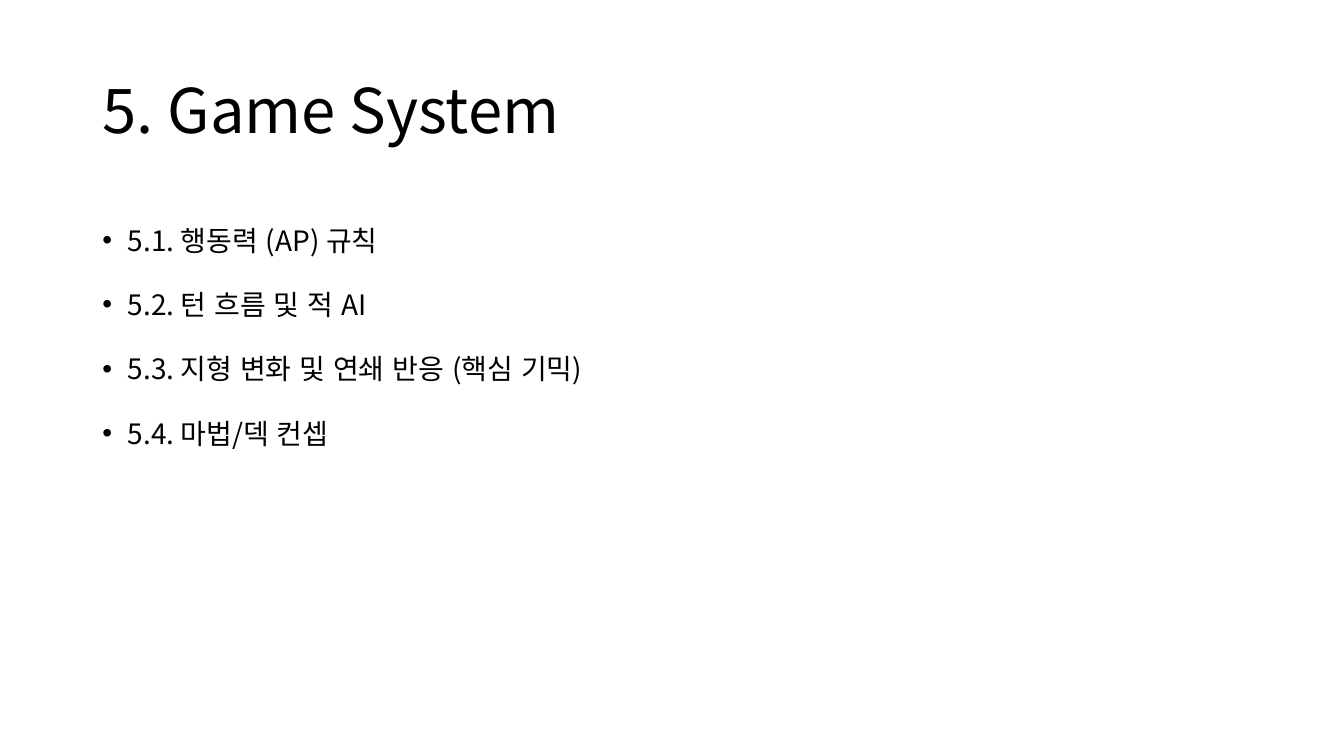
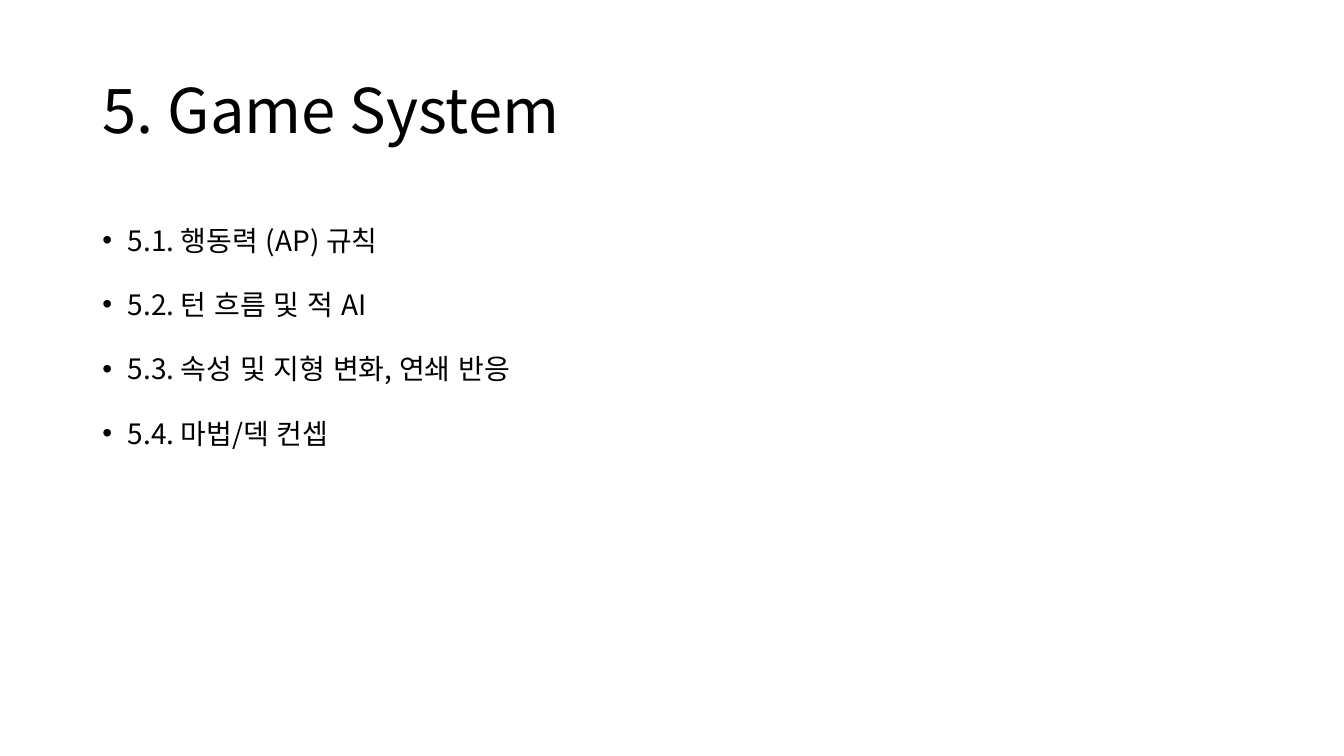
Before and after one commit to CrograNM/Project_Entropy, a slide deck: slide 13 of _문서/_Project Entropy 기획문서.pptx. Drawn at 1344x756 pixels with LibreOffice and Linux fonts; fonts in the diff are those of the drawing. Boxes give left, top, right and bottom in pixels: in the first picture for what was removed or moved away, otherwise in the second. Text is boxed around its words. In the diff, an @@ line names an element or a change of style, - is before the commit and + after.

Commit message:
#기획 : 속성 별 특징, 지형 속성 정리

```diff
--- a/_문서/_Project Entropy 기획문서.pptx
+++ b/_문서/_Project Entropy 기획문서.pptx
@@ text at box(128, 355, 510, 384): text changed @@
-• 5.3. 지형 변화 및 연쇄 반응 (핵심 기믹)
+• 5.3. 속성 및 지형 변화, 연쇄 반응
```
Also in this commit, not shown: 4 other slides changed, 1 slide added.
